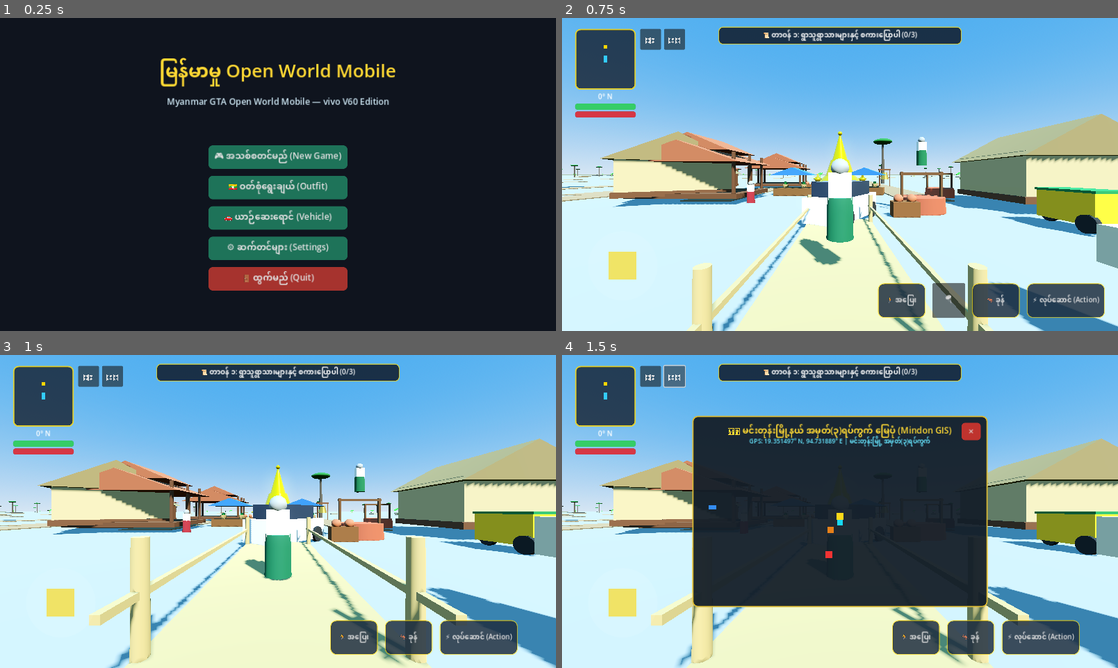
Above: before the commit, frames 1-4 (two rows, left to right).
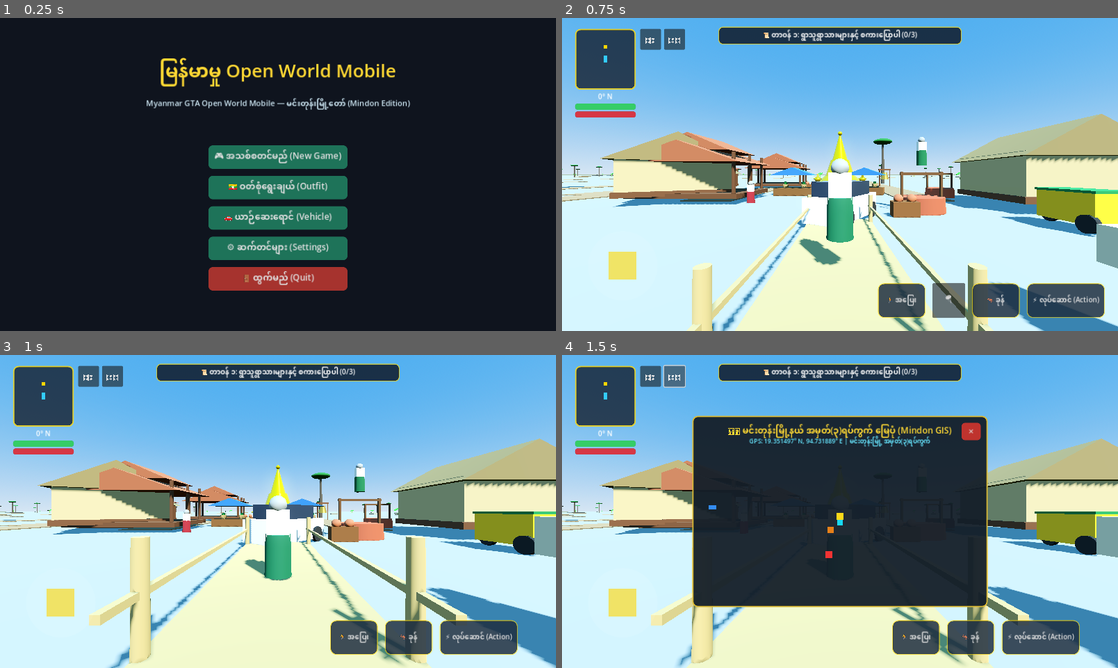
Above: after the commit, the same moments.

Repository: sudohlaingwin/gta-open-world
Game: Godot game, scene res://scenes/main_menu.tscn
Two runs of this game, one before a commit and one after it. Both use one fixed random seed, a clock stepped at 60 frames per second and the inputs below.
Inputs:
- Up to frame 1 (0.25 s): no input
- Up to frame 2 (0.75 s): click "🎮 အသစ်စတင်မည် (New Game)" at 0.5 s
- Up to frame 3 (1 s): no input
- Up to frame 4 (1.5 s): click "🗺️" at 1.25 s

The runs differ from the first frame. In frame 1, 0.8% of the frame differs, in the area x 26-74%, y 25-30%; in frame 2, nothing differs; in frame 3, nothing differs; in frame 4, nothing differs.
Error in both runs: Trying to assign value of type 'ColorRect' to a variable of type 'Panel'. (res://scripts/virtual_joystick.gd:12)

Commit message:
feat: Slice 52 - Mindon Township Edition Main Menu Branding and scene purity audit

Diff:
--- a/scenes/main_menu.tscn
+++ b/scenes/main_menu.tscn
@@ -68,8 +68,8 @@
 [node name="SubtitleLabel" type="Label" parent="TitleBox"]
 layout_mode = 2
 theme_override_colors/font_color = Color(0.8, 0.9, 0.95, 1)
-theme_override_font_sizes/font_size = 20
-text = "Myanmar GTA Open World Mobile — vivo V60 Edition"
+theme_override_font_sizes/font_size = 18
+text = "Myanmar GTA Open World Mobile — မင်းတုန်းမြို့တော် (Mindon Edition)"
 horizontal_alignment = 1
 
 [node name="ButtonContainer" type="VBoxContainer" parent="."]
Not shown, changed: COLLAB.md
